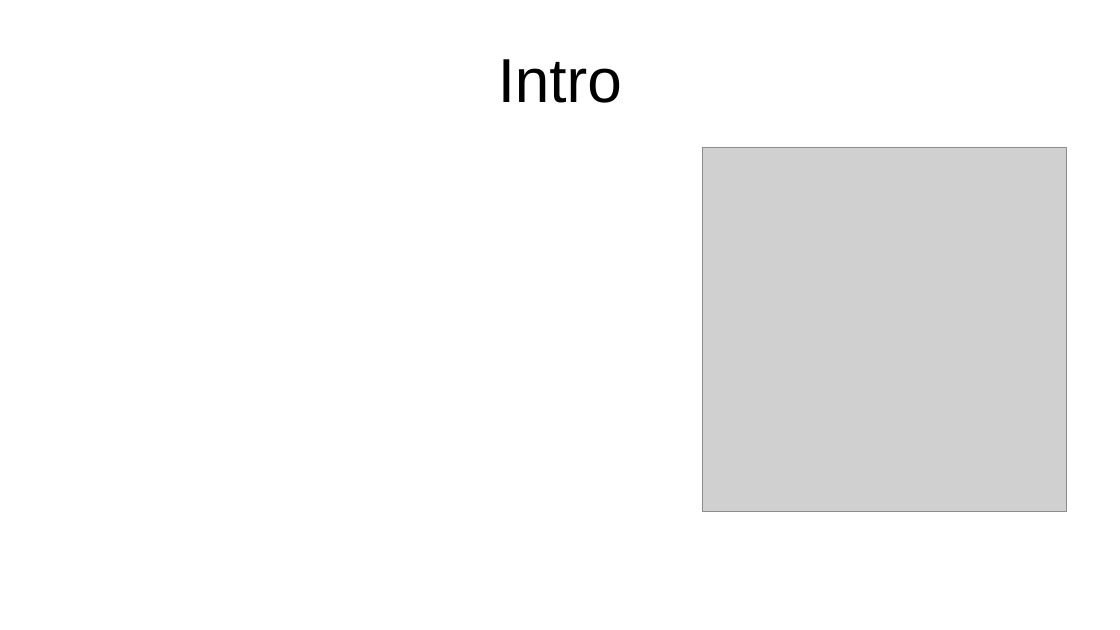
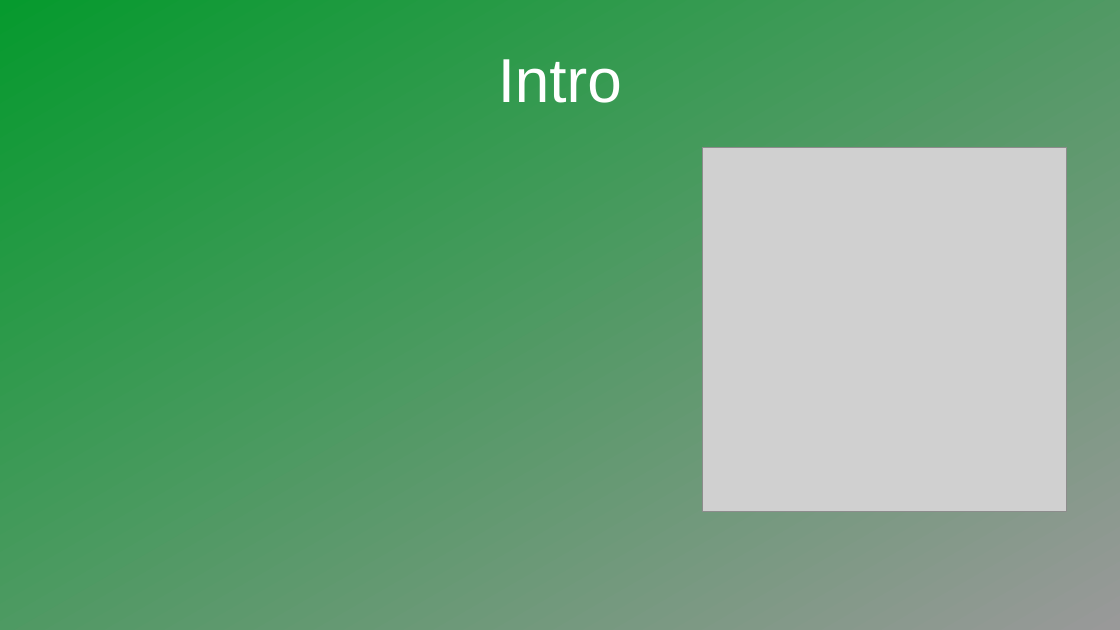
Before and after one commit to lasiv/MineCraft-One-Week-Challenge, a slide deck: slide 2 of präsi/pres.odp. Drawn at 1120x630 pixels with LibreOffice and Linux fonts; fonts in the diff are those of the drawing; grey boxes stand for pictures. Boxes give left, top, right and bottom in pixels: in the first picture for what was removed or moved away, otherwise in the second. Text is boxed around its words. In the diff, an @@ line names an element or a change of style, - is before the commit and + after.

Commit message:
changed titleslide

```diff
--- a/präsi/pres.odp
+++ b/präsi/pres.odp
@@ background #FFFFFF to gradient #069A2E to #999999 @@
@@ title "Intro" at (x1=498, y1=59, x2=622, y2=103): text colour #000000 to #FFFFFF @@
```
Also in this commit, not shown: 2 slides added, 1 slide removed.
